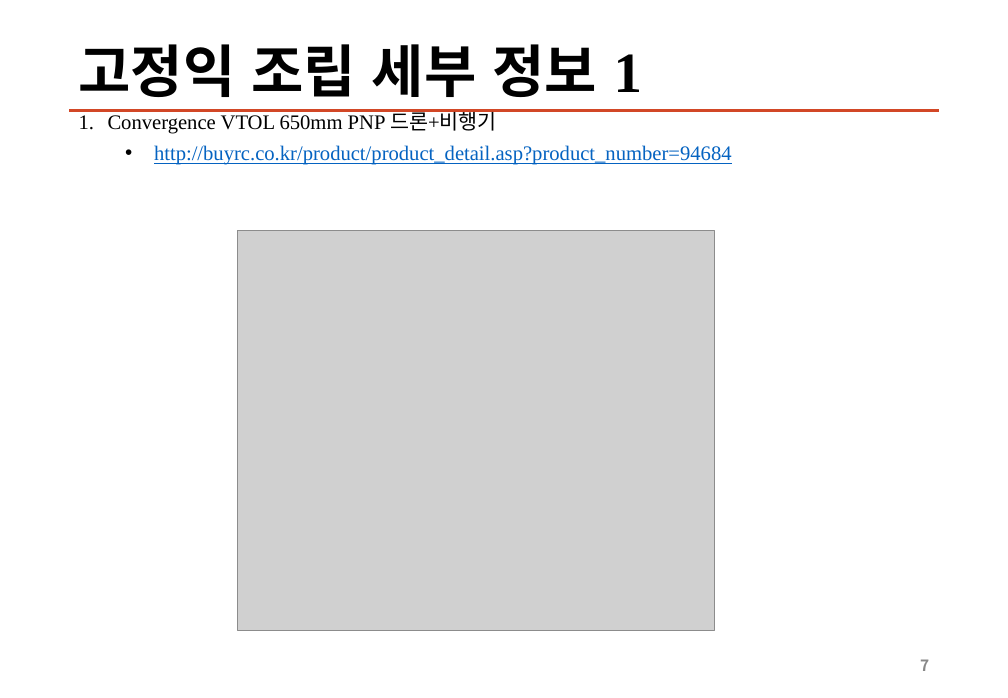
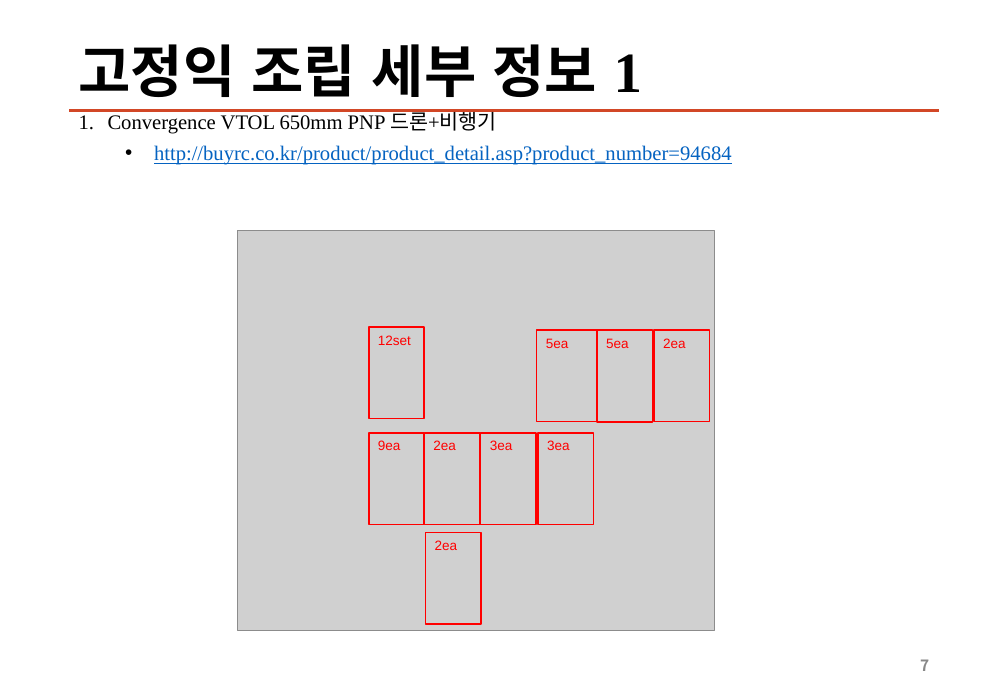
Before and after one commit to sunabove/autopilot_doc, a slide deck: slide 7 of 120 구매/109 자율비행 구매 계획서 9월 1주 V1.1.pptx. Drawn at 1008x698 pixels with LibreOffice and Linux fonts; fonts in the diff are those of the drawing; grey boxes stand for pictures. Boxes give left, top, right and bottom in pixels: in the first picture for what was removed or moved away, otherwise in the second. Text is boxed around its words. In the diff, an @@ line names an element or a change of style, - is before the commit and + after.

```diff
--- a/120 구매/109 자율비행 구매 계획서 9월 1주 V1.1.pptx
+++ b/120 구매/109 자율비행 구매 계획서 9월 1주 V1.1.pptx
@@ rectangle added at bbox=[369, 327, 424, 418], outline #FF0000 1.25 pt, 10.5 pt, text #FF0000 @@
+12set
@@ rectangle added at bbox=[537, 330, 598, 422], outline #FF0000 1.25 pt, 10.5 pt, text #FF0000 @@
+5ea
@@ rectangle added at bbox=[598, 330, 653, 422], outline #FF0000 1.25 pt, 10.5 pt, text #FF0000 @@
+5ea
@@ rectangle added at bbox=[654, 330, 710, 422], outline #FF0000 1.25 pt, 10.5 pt, text #FF0000 @@
+2ea
@@ rectangle added at bbox=[369, 433, 424, 524], outline #FF0000 1.25 pt, 10.5 pt, text #FF0000 @@
+9ea
@@ rectangle added at bbox=[424, 433, 480, 524], outline #FF0000 1.25 pt, 10.5 pt, text #FF0000 @@
+2ea
@@ rectangle added at bbox=[481, 433, 537, 524], outline #FF0000 1.25 pt, 10.5 pt, text #FF0000 @@
+3ea
@@ rectangle added at bbox=[538, 433, 594, 524], outline #FF0000 1.25 pt, 10.5 pt, text #FF0000 @@
+3ea
@@ rectangle added at bbox=[425, 532, 481, 624], outline #FF0000 1.25 pt, 10.5 pt, text #FF0000 @@
+2ea
```
Also in this commit, not shown: 2 other slides changed, 10 other files.
